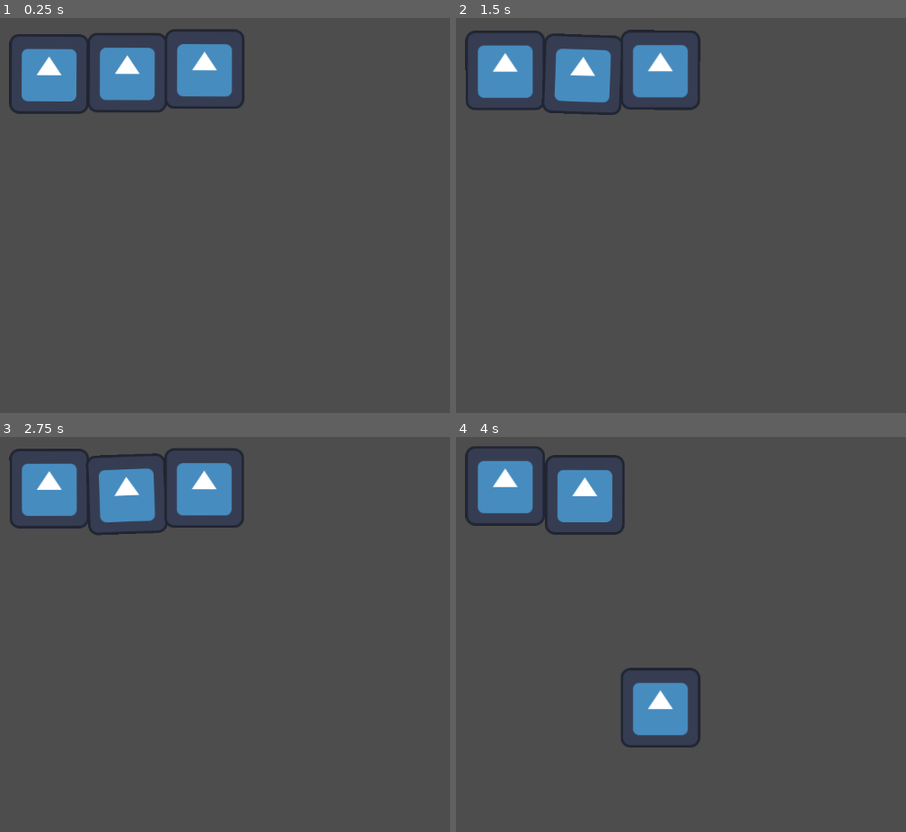
Above: before the commit, frames 1-4 (two rows, left to right).
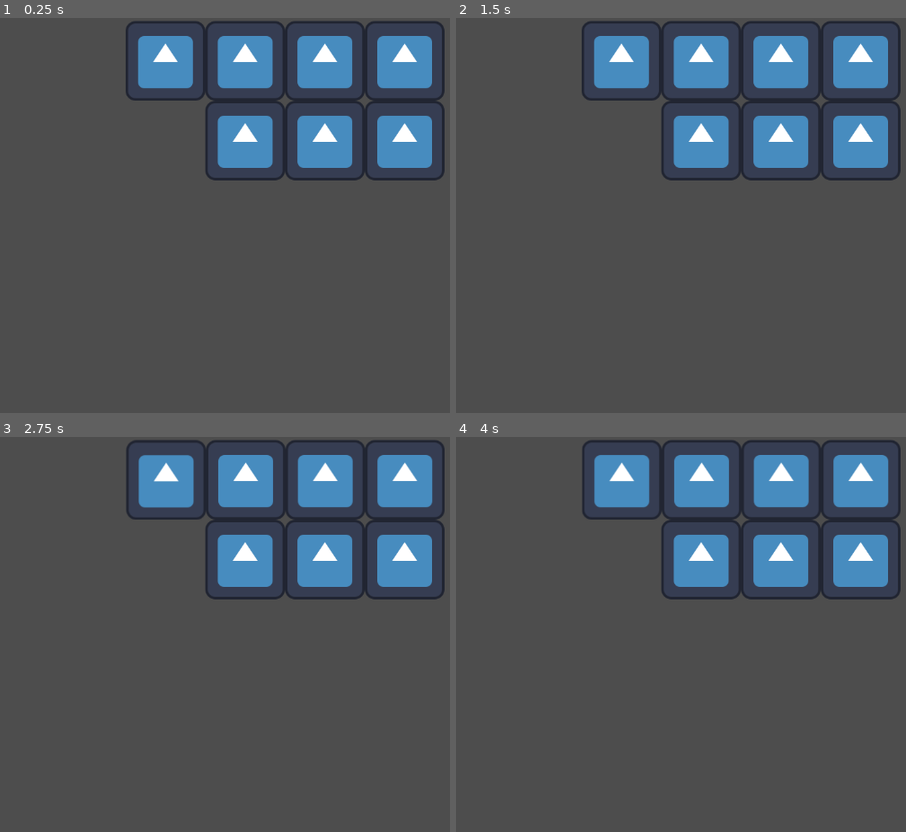
Above: after the commit, the same moments.

Repository: felicaamiko/capstone-p3
Game: Godot game, scene res://node_2d.tscn
Same seed, same stepped clock (60 frames per second), same inputs: the game is played once before the commit and once after it. The engine's default icon, where the game draws it, is replaced by a stand-in: a white triangle on a blue panel in a dark square.
Inputs (mouse positions are in pixels of both pictures, inside the frame that each line leads up to):
- Up to frame 1 (0.25 s): no input
- Up to frame 2 (1.5 s): move the mouse to (505, 73) at 0.52 s; press the mouse at (505, 73) at 0.53 s; move the mouse to (582, 73) at 1.27 s; release the mouse at (582, 73) at 1.28 s; click (582, 73) at 1.35 s
- Up to frame 3 (2.75 s): move the mouse to (202, 488) at 2.02 s; press the mouse at (202, 488) at 2.03 s
- Up to frame 4 (4 s): tap Enter at 2.75 s; move the mouse to (780, 717) at 2.77 s; release the mouse at (780, 717) at 2.78 s; click (780, 717) at 2.85 s; move the mouse to (outside the picture) at 3.52 s; press the mouse at (outside the picture) at 3.53 s

The runs differ from the first frame. In frame 1, 18% of the frame differs, in the area x 1-99%, y 0-42%; in frame 2, 18%; in frame 3, 18%; in frame 4, 20%, in the area x 1-99%, y 0-79%.

Commit message:
ckpt

Diff:
--- a/node_2d.tscn
+++ b/node_2d.tscn
@@ -1,42 +1,67 @@
-[gd_scene load_steps=4 format=3 uid="uid://brlq2yd7j0sou"]
+[gd_scene load_steps=6 format=3 uid="uid://brlq2yd7j0sou"]
 
 [ext_resource type="PackedScene" uid="uid://6vr2x84steb3" path="res://rigid_body_2d.tscn" id="1_5gpua"]
 
 [sub_resource type="RectangleShape2D" id="RectangleShape2D_jsjib"]
-size = Vector2(375.5, 694)
+size = Vector2(375.438, 413)
 
 [sub_resource type="RectangleShape2D" id="RectangleShape2D_1ekxm"]
-size = Vector2(1360.75, 393)
+size = Vector2(1360.75, 399.563)
+
+[sub_resource type="RectangleShape2D" id="RectangleShape2D_tprj1"]
+size = Vector2(801, 173)
+
+[sub_resource type="RectangleShape2D" id="RectangleShape2D_hamk2"]
+size = Vector2(213, 392)
 
 [node name="Node2D" type="Node2D"]
 
-[node name="RigidBody2D" parent="." instance=ExtResource("1_5gpua")]
+[node name="RigidBody2D7" parent="." instance=ExtResource("1_5gpua")]
+position = Vector2(395, 197)
 linear_damp = -1.0
 
-[node name="RigidBody2D2" parent="." instance=ExtResource("1_5gpua")]
-position = Vector2(253, 88)
+[node name="RigidBody2D8" parent="." instance=ExtResource("1_5gpua")]
+position = Vector2(523, 197)
+linear_damp = -1.0
 
-[node name="RigidBody2D3" parent="." instance=ExtResource("1_5gpua")]
-position = Vector2(354, 82)
+[node name="RigidBody2D9" parent="." instance=ExtResource("1_5gpua")]
+position = Vector2(651, 197)
+linear_damp = -1.0
+
+[node name="RigidBody2D10" parent="." instance=ExtResource("1_5gpua")]
+position = Vector2(267, 69)
+linear_damp = -1.0
+
+[node name="RigidBody2D11" parent="." instance=ExtResource("1_5gpua")]
+position = Vector2(395, 69)
+linear_damp = -1.0
+
+[node name="RigidBody2D12" parent="." instance=ExtResource("1_5gpua")]
+position = Vector2(523, 69)
+linear_damp = -1.0
+
+[node name="RigidBody2D13" parent="." instance=ExtResource("1_5gpua")]
+position = Vector2(651, 69)
+linear_damp = -1.0
 
 [node name="StaticBody2D" type="StaticBody2D" parent="."]
-
-[node name="CollisionShape2D" type="CollisionShape2D" parent="StaticBody2D"]
-position = Vector2(-171, 312)
-shape = SubResource("RectangleShape2D_jsjib")
 
 [node name="CollisionShape2D3" type="CollisionShape2D" parent="StaticBody2D"]
 position = Vector2(1315, 312)
 shape = SubResource("RectangleShape2D_jsjib")
 
 [node name="CollisionShape2D5" type="CollisionShape2D" parent="StaticBody2D"]
-position = Vector2(581, -12)
+position = Vector2(902.719, 158)
 shape = SubResource("RectangleShape2D_jsjib")
 
-[node name="CollisionShape2D2" type="CollisionShape2D" parent="StaticBody2D"]
-position = Vector2(637, -188)
+[node name="CollisionShape2D4" type="CollisionShape2D" parent="StaticBody2D"]
+position = Vector2(602, 460.781)
 shape = SubResource("RectangleShape2D_1ekxm")
 
-[node name="CollisionShape2D4" type="CollisionShape2D" parent="StaticBody2D"]
-position = Vector2(619, 822)
-shape = SubResource("RectangleShape2D_1ekxm")
+[node name="CollisionShape2D2" type="CollisionShape2D" parent="StaticBody2D"]
+position = Vector2(390.5, -81.5)
+shape = SubResource("RectangleShape2D_tprj1")
+
+[node name="CollisionShape2D" type="CollisionShape2D" parent="StaticBody2D"]
+position = Vector2(96.5, 186)
+shape = SubResource("RectangleShape2D_hamk2")
--- a/rigid_body_2d.gd
+++ b/rigid_body_2d.gd
@@ -4,36 +4,60 @@
 var selected = false#move to global function
 var firstframe = true
 var mouseoffset = Vector2(0,0)
-
+var collided = false
+var toocollided = false
 var prevmousepos = Vector2(0,0)
 var mousepos = Vector2(0,0)
 var tovector = Vector2(0,0)
 
+var normalizedtovector = Vector2(0,0)
 var sensitivity = 1 #max is 10
+var magnitude = 1
+var jigglecheck = 1 #set to 0 if rotation jiggles
 
-func _ready():
-	pass
+var a = 0
+var b = 0
+var c = 0
+var d = 0
 
 func _physics_process(delta):
+	var a = b
+	var b = c
+	var c = rotation
+	if (b>a and b>c) or (b<a and b<c):
+		jigglecheck = 0
+	else:
+		jigglecheck = 1
+
+	if collided:
+		apply_force(-.2 * linear_velocity)
+	print_debug(linear_velocity)
 	prevmousepos = mousepos
 	mousepos = get_global_mouse_position()
 	tovector = mousepos - position
+	normalizedtovector = tovector.normalized()
 	if (Input.is_action_pressed("click")):#held down first frame
 		if (firstframe and hovered):
 			selected = true
 			firstframe = false
 		if (selected):
-			apply_force((tovector * sensitivity)-linear_velocity, Vector2(0,0))
-			#print_debug(name)
-			#print_debug(tovector-linear_velocity)
+			apply_force((tovector * sensitivity * magnitude * jigglecheck)-linear_velocity, Vector2(0,0))
 	else:
+		apply_force(-.1 * linear_velocity)
 		firstframe = true
 		selected = false
 
-func _on_area_2d_mouse_entered():
-	print_debug("entered")
+func _on_outerwall_mouse_entered():
+	#print_debug("entered")
 	hovered = true
 
-func _on_area_2d_mouse_exited():
+func _on_outerwall_mouse_exited():
 	#print_debug("exited")
 	hovered = false
+
+func _on_outerwall_body_entered(body):
+	collided = true
+	#print_debug("collided")
+
+func _on_outerwall_body_exited(body):
+	collided = false
--- a/rigid_body_2d.tscn
+++ b/rigid_body_2d.tscn
@@ -10,6 +10,8 @@
 position = Vector2(115, 90)
 mass = 0.01
 gravity_scale = 0.0
+lock_rotation = true
+linear_damp = 159.99
 script = ExtResource("1_j37cu")
 
 [node name="CollisionShape2D" type="CollisionShape2D" parent="."]
@@ -18,10 +20,12 @@
 [node name="Sprite2D" type="Sprite2D" parent="."]
 texture = ExtResource("1_23coo")
 
-[node name="Area2D" type="Area2D" parent="."]
+[node name="outerwall" type="Area2D" parent="."]
 
-[node name="CollisionShape2D2" type="CollisionShape2D" parent="Area2D"]
+[node name="CollisionShape2D2" type="CollisionShape2D" parent="outerwall"]
 shape = SubResource("RectangleShape2D_8rko6")
 
-[connection signal="mouse_entered" from="Area2D" to="." method="_on_area_2d_mouse_entered"]
-[connection signal="mouse_exited" from="Area2D" to="." method="_on_area_2d_mouse_exited"]
+[connection signal="body_entered" from="outerwall" to="." method="_on_outerwall_body_entered"]
+[connection signal="body_exited" from="outerwall" to="." method="_on_outerwall_body_exited"]
+[connection signal="mouse_entered" from="outerwall" to="." method="_on_outerwall_mouse_entered"]
+[connection signal="mouse_exited" from="outerwall" to="." method="_on_outerwall_mouse_exited"]
